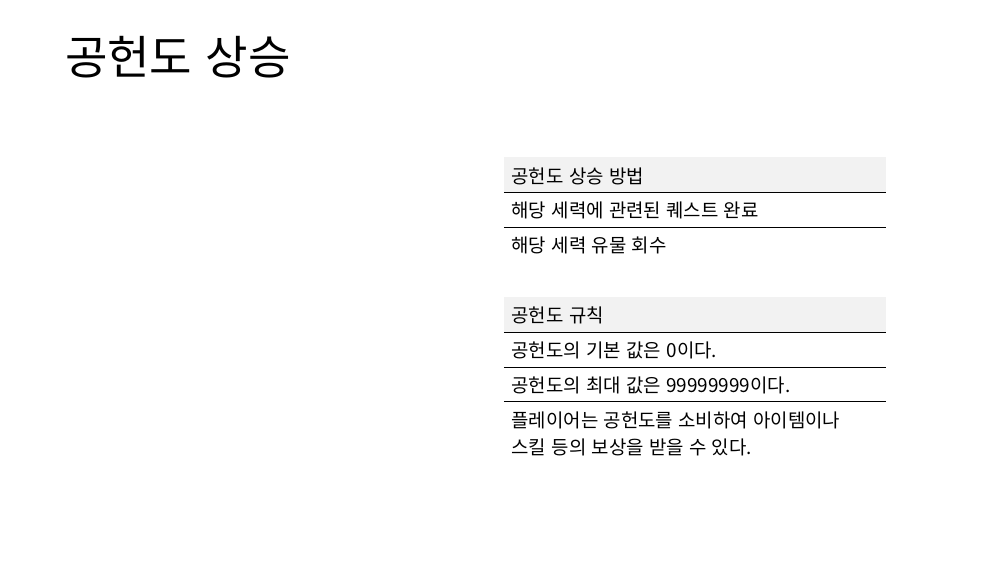
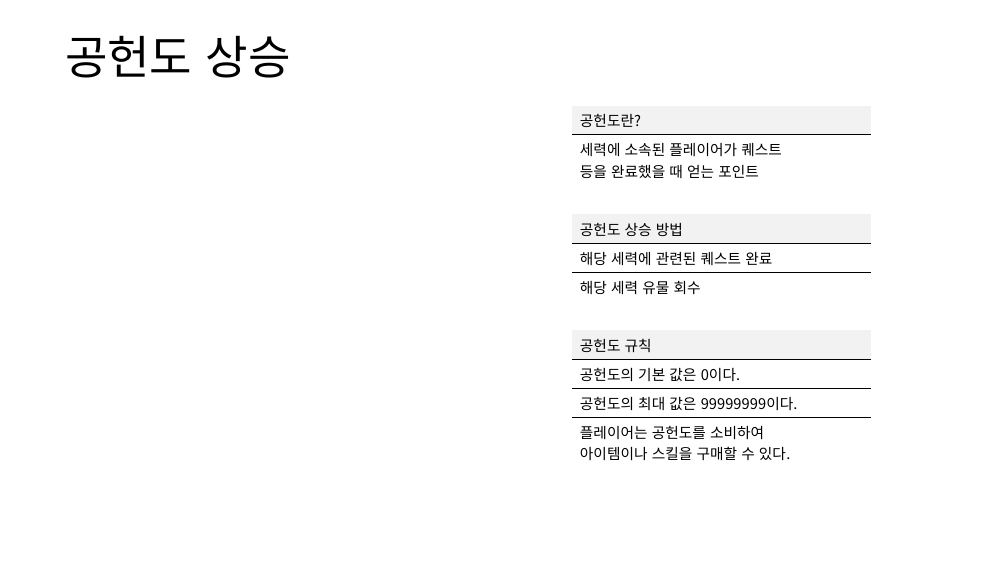
Before and after one commit to yjk0401/unityenginebasic_9th, a slide deck: slide 8 of 기획/방랑엽사전/세력 시스템 기획서.pptx (slide 10 before the commit). Drawn at 1008x567 pixels with LibreOffice and Linux fonts; fonts in the diff are those of the drawing. Boxes give left, top, right and bottom in pixels: in the first picture for what was removed or moved away, otherwise in the second. Text is boxed around its words. In the diff, an @@ line names an element or a change of style, - is before the commit and + after.

```diff
--- a/기획/방랑엽사전/세력 시스템 기획서.pptx
+++ b/기획/방랑엽사전/세력 시스템 기획서.pptx
@@ table at (x1=572, y1=106, x2=872, y2=464) @@
+row 1: 공헌도란?
+row 2: 세력에 소속된 플레이어가 퀘스트 / 등을 완료했을 때 얻는 포인트
+row 3: 
-row 11, column 1: 플레이어는 공헌도를 소비하여 아이템이나 / 스킬 등의 보상을 받을 수 있다.
+row 11, column 1: 플레이어는 공헌도를 소비하여 / 아이템이나 스킬을 구매할 수 있다.
@@ table resized from (x1=504, y1=157, x2=886, y2=460) to (x1=572, y1=106, x2=872, y2=464) @@
```
Also in this commit, not shown: 2 other slides changed, 1 slide added, 2 slides removed.
